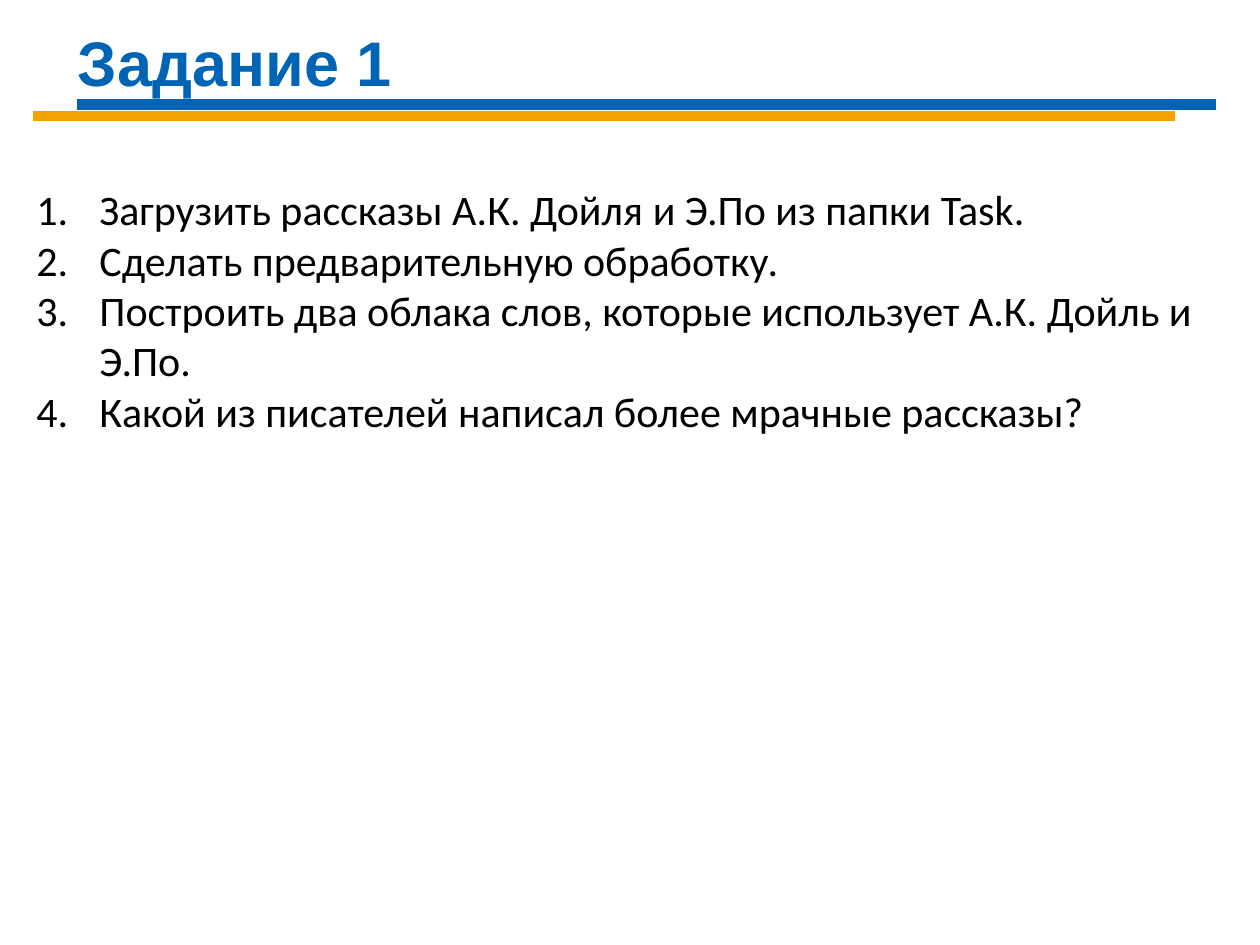
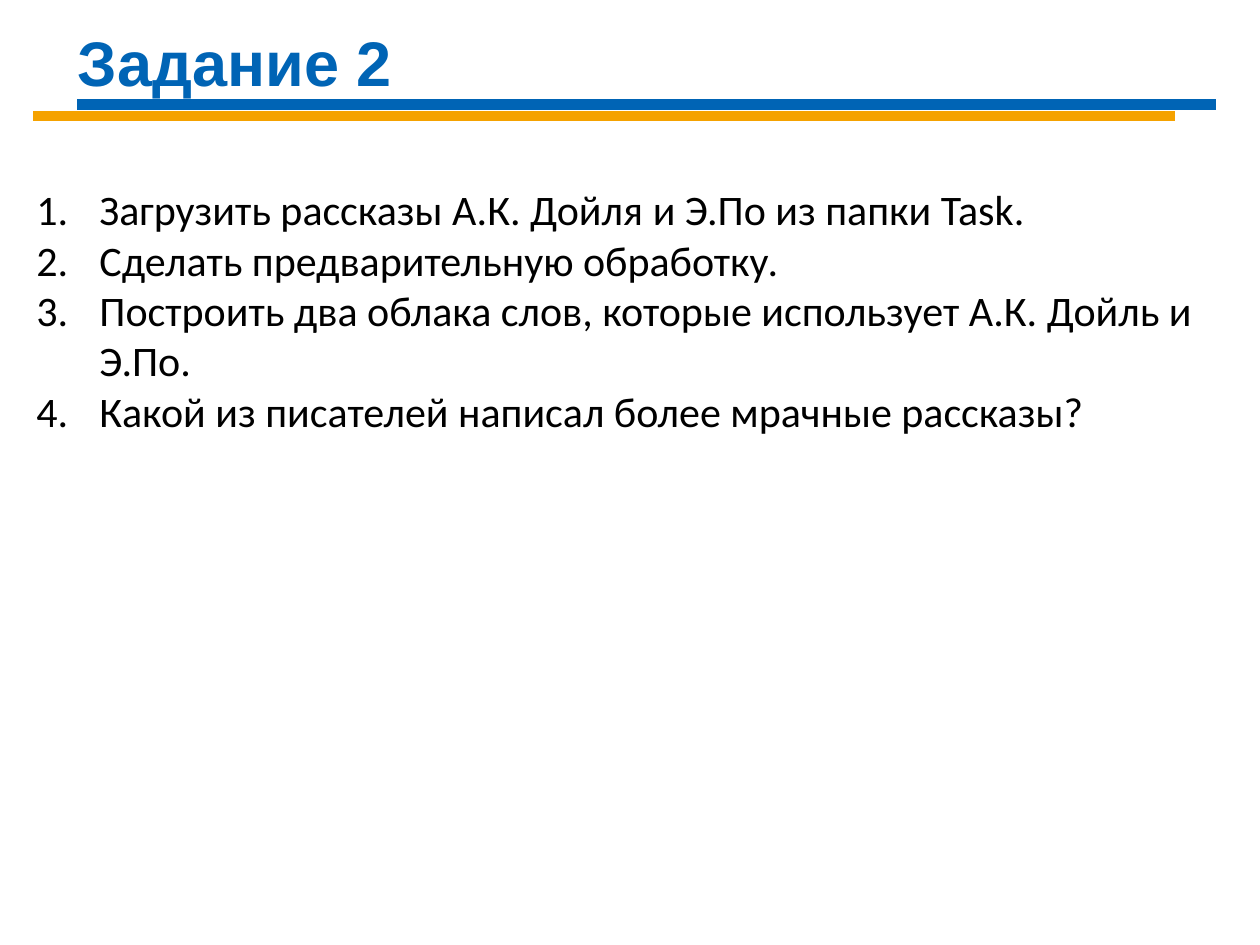
Before and after one commit to Demolis/Infopulse, a slide deck: slide 5 of DS_Sat_2020/DS-Day-08 R.pptx (slide 4 before the commit). Drawn at 1260x945 pixels with LibreOffice and Linux fonts; fonts in the diff are those of the drawing. Boxes give left, top, right and bottom in pixels: in the first picture for what was removed or moved away, otherwise in the second. Text is boxed around its words. In the diff, an @@ line names an element or a change of style, - is before the commit and + after.

```diff
--- a/DS_Sat_2020/DS-Day-08 R.pptx
+++ b/DS_Sat_2020/DS-Day-08 R.pptx
@@ text at (x1=78, y1=42, x2=392, y2=98): text changed @@
-Задание 1
+Задание 2
```
Also in this commit, not shown: 1 other slide changed, 1 slide added.
